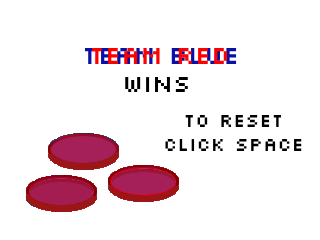
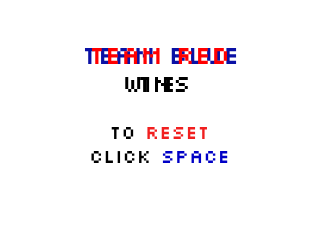
Comparing the layer stacks of the two (320, 240) images. Changes:
removed layer "Layer 1 copy" over 25, 133, 179, 212
removed layer "Layer 1" over 26, 133, 179, 212
removed layer "Layer 1 copy 2" over 26, 133, 179, 212
renamed "To Reset Click Space" to "endgame_reset_91_127", painted on it over 91, 115, 302, 163
added layer "endgame_tie_140_77" above "endgame_win_125_77" over 140, 77, 173, 92
